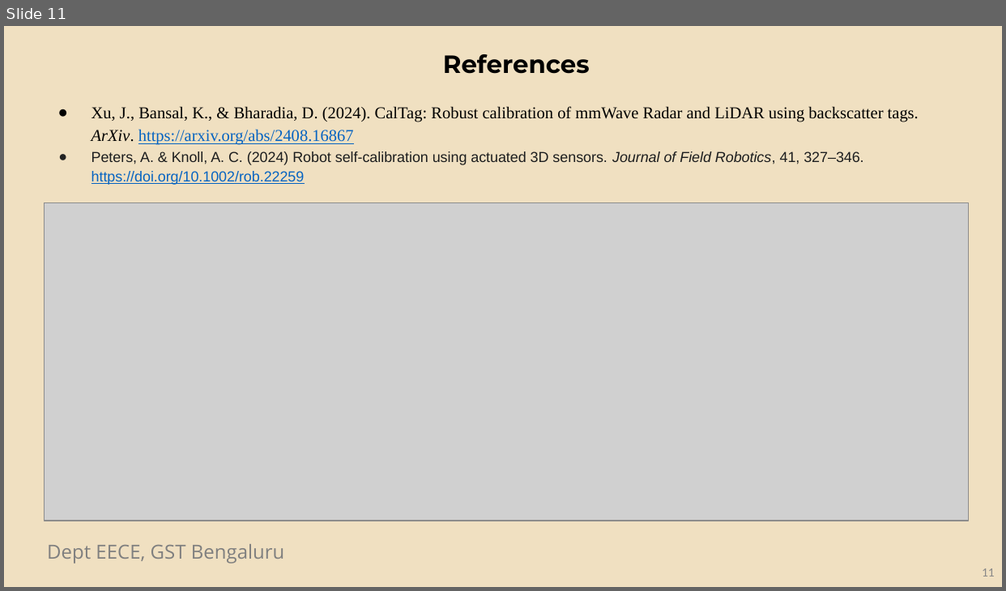
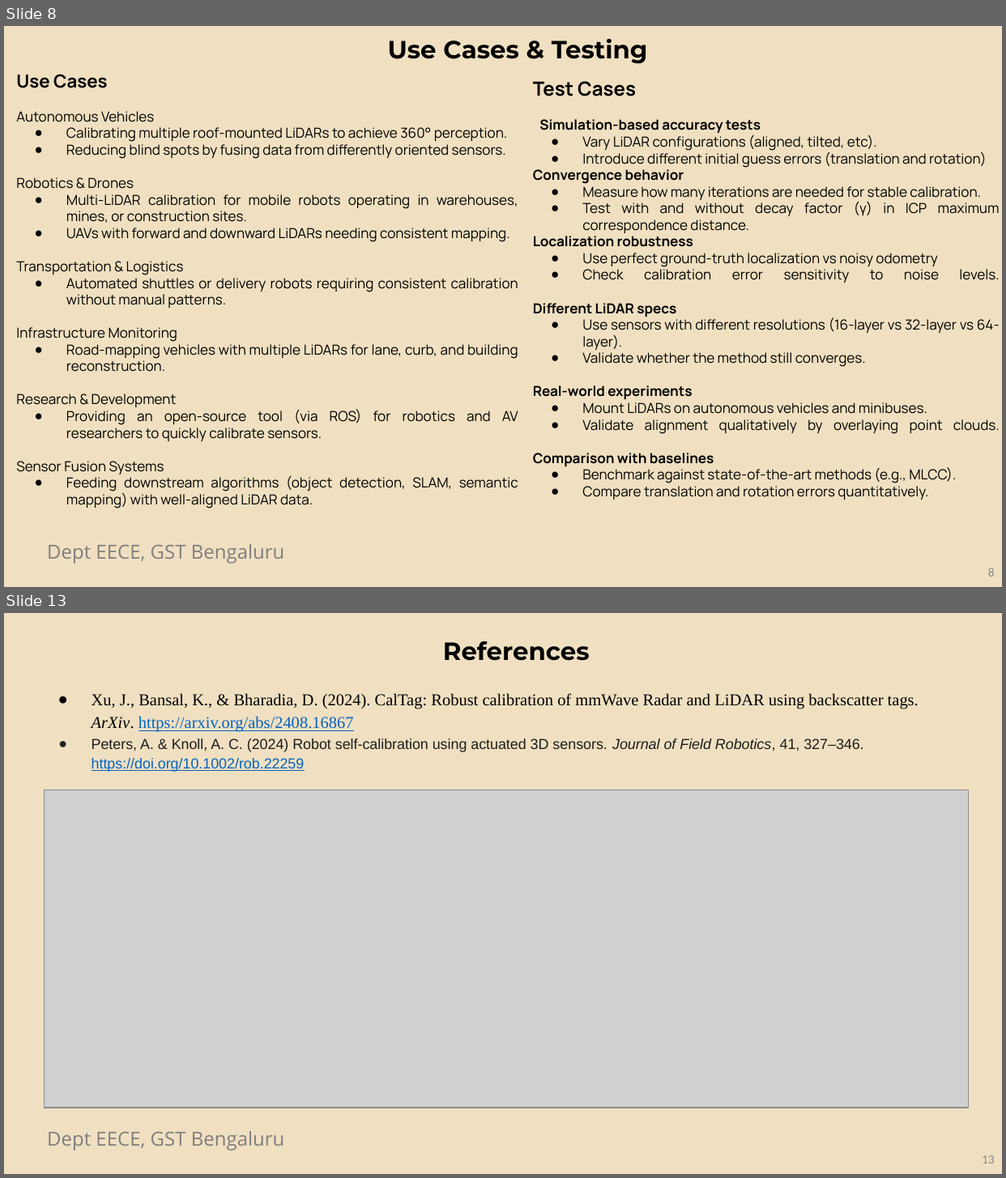
Before and after one commit to Opera5/Capstone, a slide deck: Preview_1.pptx. Shown one above the other, each under a label of ours: slide 11 before the commit, slides 8 and 13 after it; the slides between them are not shown. The pictures are 1006x591 and 1006x1178 pixels, drawn with LibreOffice and Linux fonts; fonts in the diff are those of the drawing; grey boxes stand for pictures; background and template pictures are left out. Boxes give left, top, right and bottom in pixels: in the first picture for what was removed or moved away, otherwise in the second. Text is boxed around its words. In the diff, an @@ line names an element or a change of style, - is before the commit and + after.

```diff
--- a/Preview_1.pptx
+++ b/Preview_1.pptx
@@ slide 8 added at [4,26,1002,587], background #F0E0C1; not listed: 1 template element that a slide beside it also shows @@
@@ text added at [388,38,648,64], 18 pt, text #000000, bold @@
+Use Cases & Testing
@@ text added at [16,74,518,509], 10 pt, text #000000 @@
+Use Cases
+Autonomous Vehicles
+● Calibrating multiple roof-mounted LiDARs to achieve 360° perception.
+● Reducing blind spots by fusing data from differently oriented sensors.
+Robotics & Drones
+● Multi-LiDAR calibration for mobile robots operating in warehouses, mines, or construction sites.
+● UAVs with forward and downward LiDARs needing consistent mapping.
+Transportation & Logistics
+● Automated shuttles or delivery robots requiring consistent calibration without manual patterns.
+Infrastructure Monitoring
+● Road-mapping vehicles with multiple LiDARs for lane, curb, and building reconstruction.
+Research & Development
+● Providing an open-source tool (via ROS) for robotics and AV researchers to quickly calibrate sensors.
+Sensor Fusion Systems
+● Feeding downstream algorithms (object detection, SLAM, semantic mapping) with well-aligned LiDAR data.
@@ text added at [533,81,999,500], 10 pt, text #000000 @@
+Test Cases
+Simulation-based accuracy tests
+● Vary LiDAR configurations (aligned, tilted, etc).
+● Introduce different initial guess errors (translation and rotation)
+Convergence behavior
+● Measure how many iterations are needed for stable calibration.
+● Test with and without decay factor (γ) in ICP maximum correspondence distance.
+Localization robustness
+● Use perfect ground-truth localization vs noisy odometry
+● Check calibration error sensitivity to noise levels.
+Different LiDAR specs
+● Use sensors with different resolutions (16-layer vs 32-layer vs 64-layer).
+● Validate whether the method still converges.
+Real-world experiments
+● Mount LiDARs on autonomous vehicles and minibuses.
+● Validate alignment qualitatively by overlaying point clouds.
+Comparison with baselines
+● Benchmark against state-of-the-art methods (e.g., MLCC).
+● Compare translation and rotation errors quantitatively.
@@ page number added at [988,568,995,577], 9 pt, text #888888 @@
+8
@@ what was slide 11 is now slide 13 @@
@@ page number at [982,1156,995,1164]: text changed @@
-11
+13
```
Also in this commit, not shown: 6 slides changed, 3 other slides added, 2 slides removed, 2 other files.
